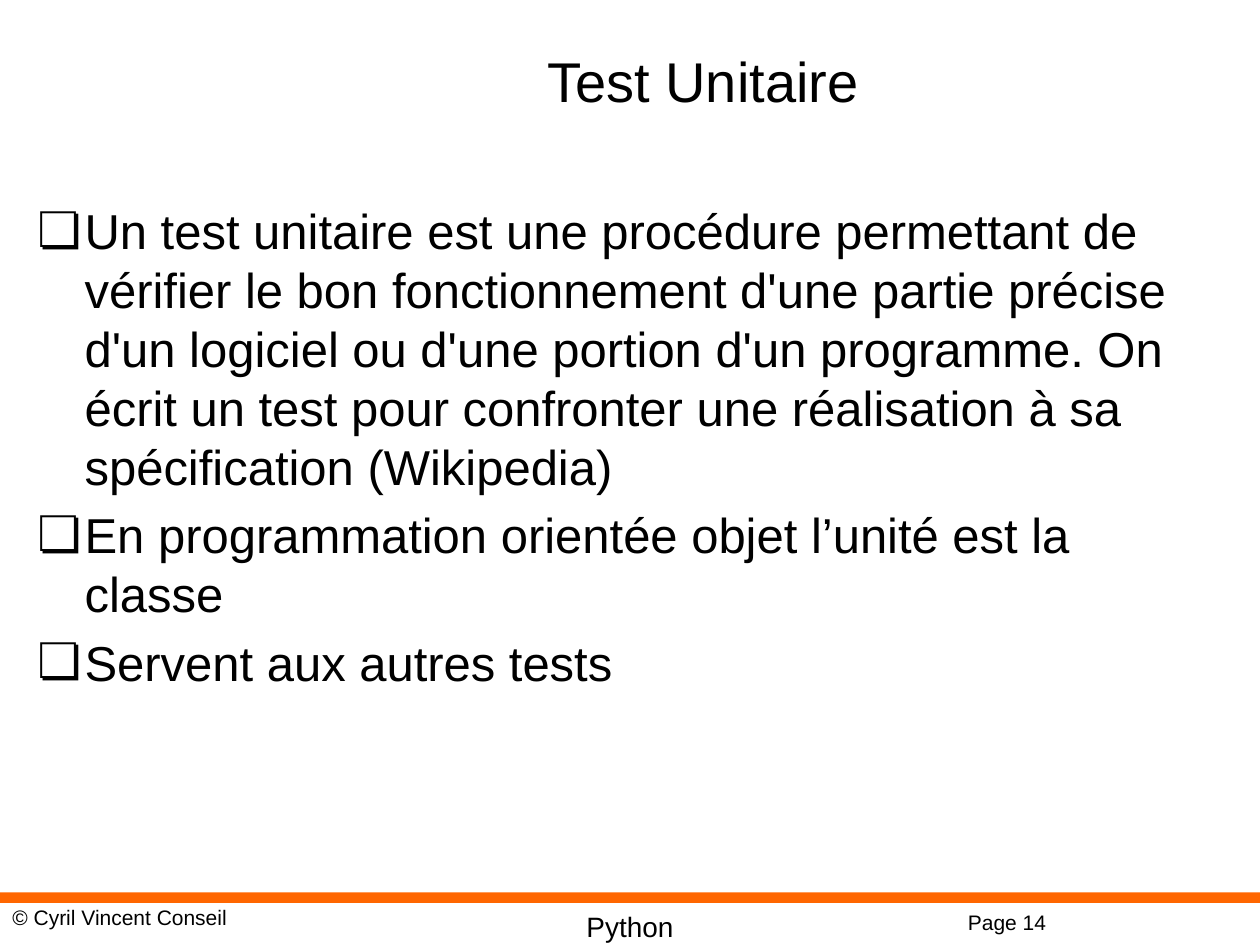
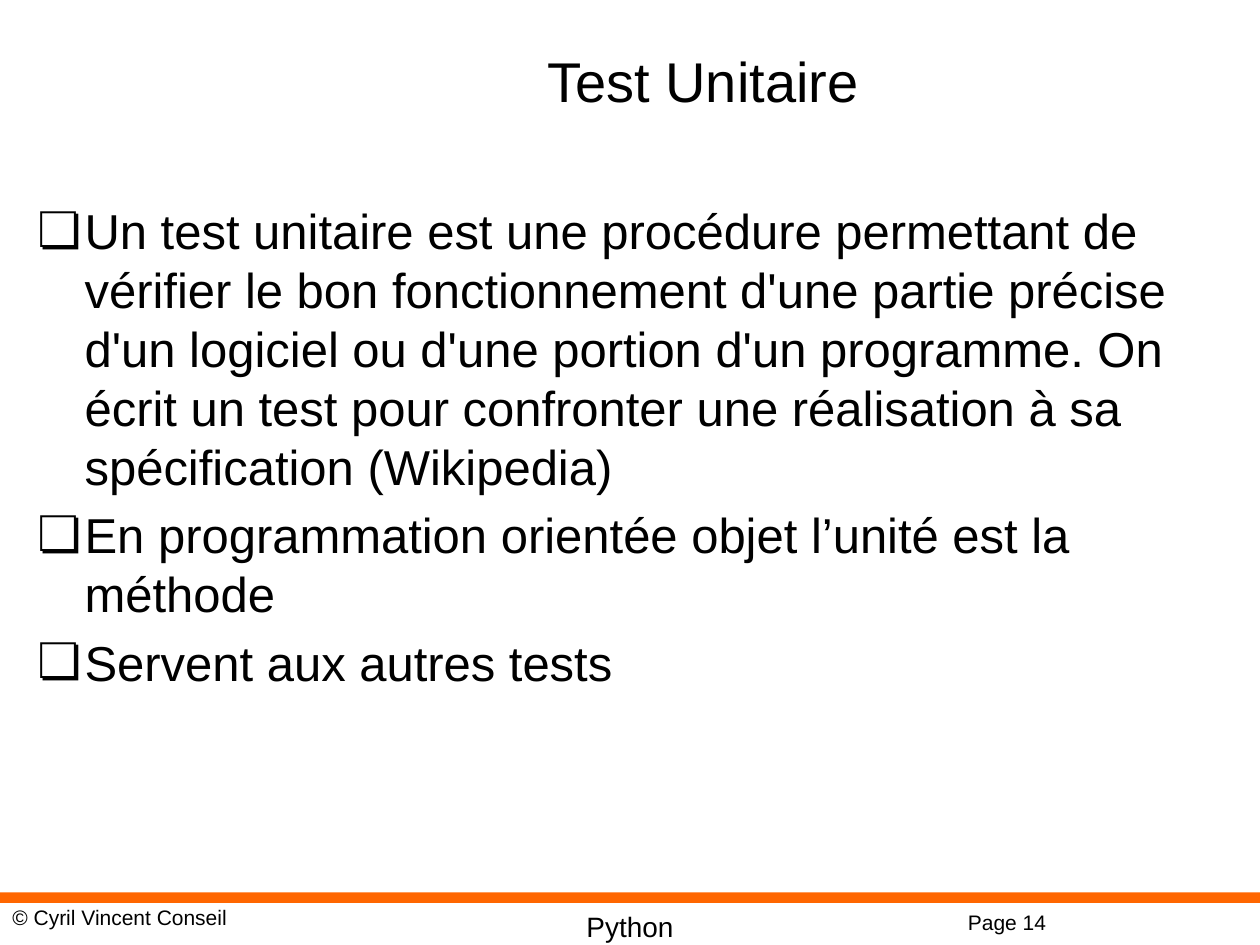
Before and after one commit to cyrilvincent/cicd, a slide deck: slide 14 of ppt/CICD09-TDD.pptx. Drawn at 1260x945 pixels with LibreOffice and Linux fonts; fonts in the diff are those of the drawing; background and template pictures are left out. Boxes give left, top, right and bottom in pixels: in the first picture for what was removed or moved away, otherwise in the second. Text is boxed around its words. In the diff, an @@ line names an element or a change of style, - is before the commit and + after.

```diff
--- a/ppt/CICD09-TDD.pptx
+++ b/ppt/CICD09-TDD.pptx
@@ text at [85, 517, 1069, 613]: text changed @@
-❏ En programmation orientée objet l’unité est la classe
+❏ En programmation orientée objet l’unité est la méthode
```
Also in this commit, not shown: 1 other file.
